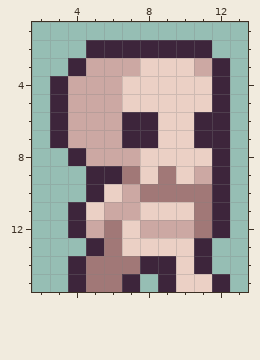
One commit to this pixel-art sprite: assets/sprites/player_right_2.png. The picture above was drawn from the file before the commit.
The file is 16x16 pixels. Shown: x 2..13, y 1..15. The old version is drawn lined up with the new one.
The same view after the edit:
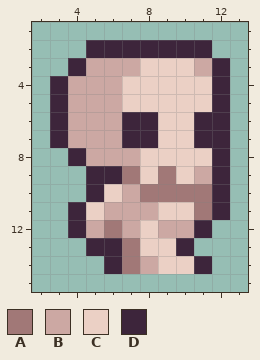
Palette (. is transparent): A #a17877  B #cca8a3  C #ebd0c5  D #3d253b
From old to new:
{"change": "whole drawing moved by +0,+1 (the old picture is shown already moved)"}
{"y":11,"x":8,"old":"C","new":"B"}
{"y":12,"x":7,"old":"CB","new":"BC"}
{"y":12,"x":11,"old":"AD","new":"D."}
{"y":13,"x":6,"old":"AC","new":"DA"}
{"y":13,"x":10,"old":"CD","new":"D."}
{"y":14,"x":4,"old":"DAA","new":"..D"}
{"y":14,"x":8,"old":"DD","new":"BC"}
{"y":15,"x":4,"old":"DAAD","new":"...."}
{"y":15,"x":9,"old":"DCCD","new":"...."}
{"label":"changed","picture_box":[68,202,230,292]}
